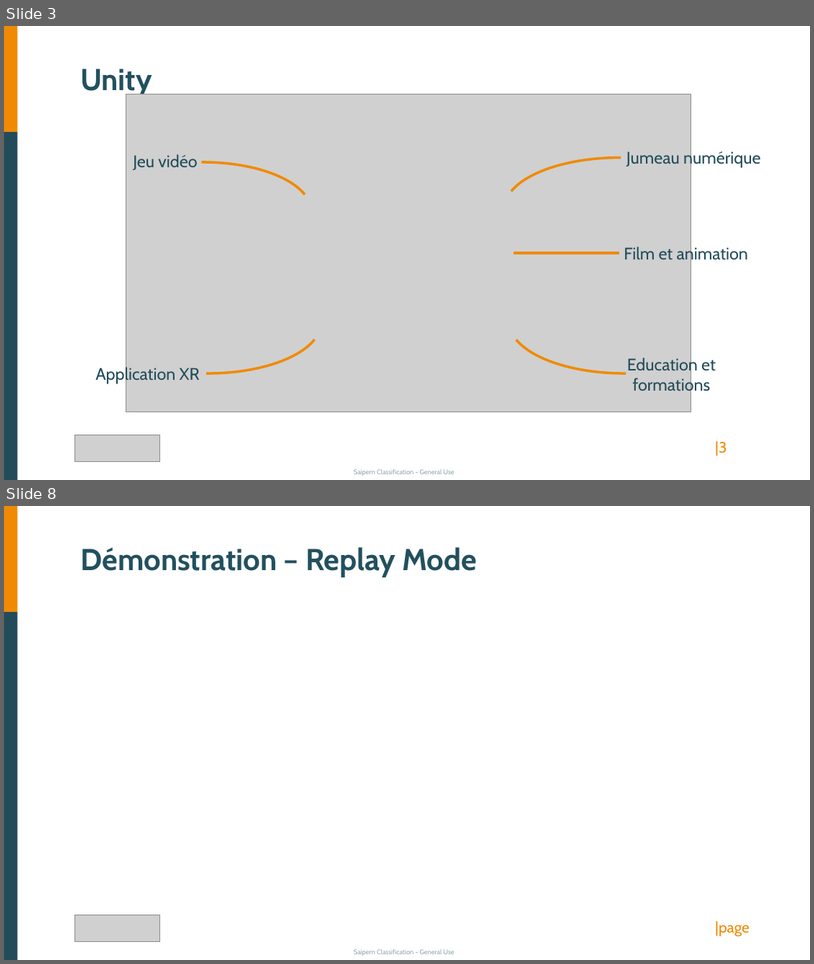
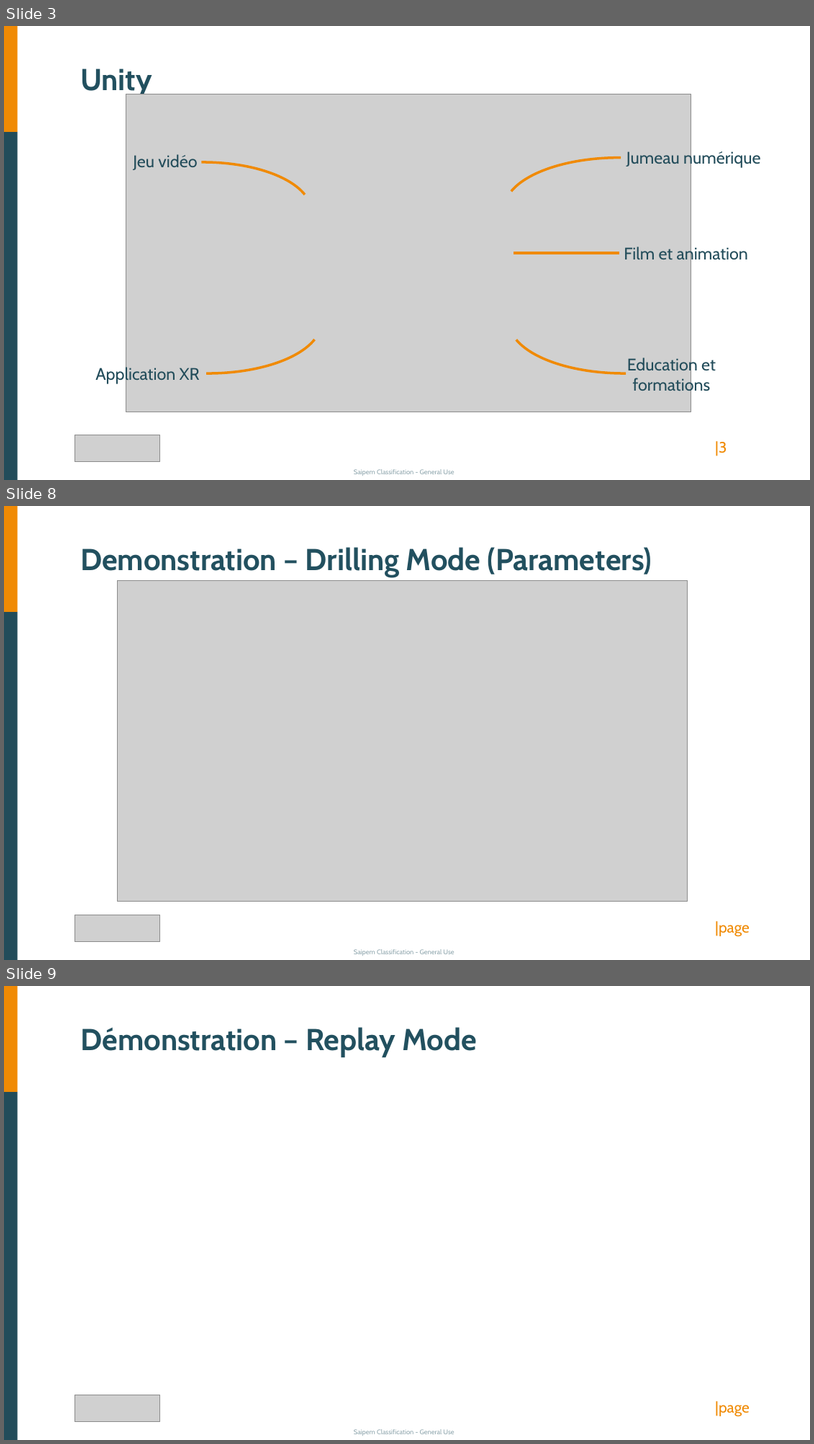
Before and after one commit to Starlight-25/DrillingMachine-DigitalTwin, a slide deck: ProjectInfo/Presentation.pptx. Shown one above the other, each under a label of ours: slides 3 and 8 before the commit, slides 3, 8 and 9 after it; the slides between them are not shown. The pictures are 814x964 and 814x1444 pixels, drawn with LibreOffice and Linux fonts; fonts in the diff are those of the drawing; grey boxes stand for pictures. Boxes give left, top, right and bottom in pixels: in the first picture for what was removed or moved away, otherwise in the second. Text is boxed around its words. In the diff, an @@ line names an element or a change of style, - is before the commit and + after.

```diff
--- a/ProjectInfo/Presentation.pptx
+++ b/ProjectInfo/Presentation.pptx
@@ slide 8 added at (4, 506, 810, 960), background #FFFFFF; not listed: 1 template element that a slide beside it also shows @@
@@ picture added at (117, 580, 687, 901) @@
@@ group added at (4, 506, 750, 960): 2 texts, 2 rectangles, 1 picture @@
+Demonstration – Drilling Mode (Parameters)
+|page
@@ what was slide 8 is now slide 9 @@
```
Also in this commit, not shown: 7 slides changed, 1 other file.
